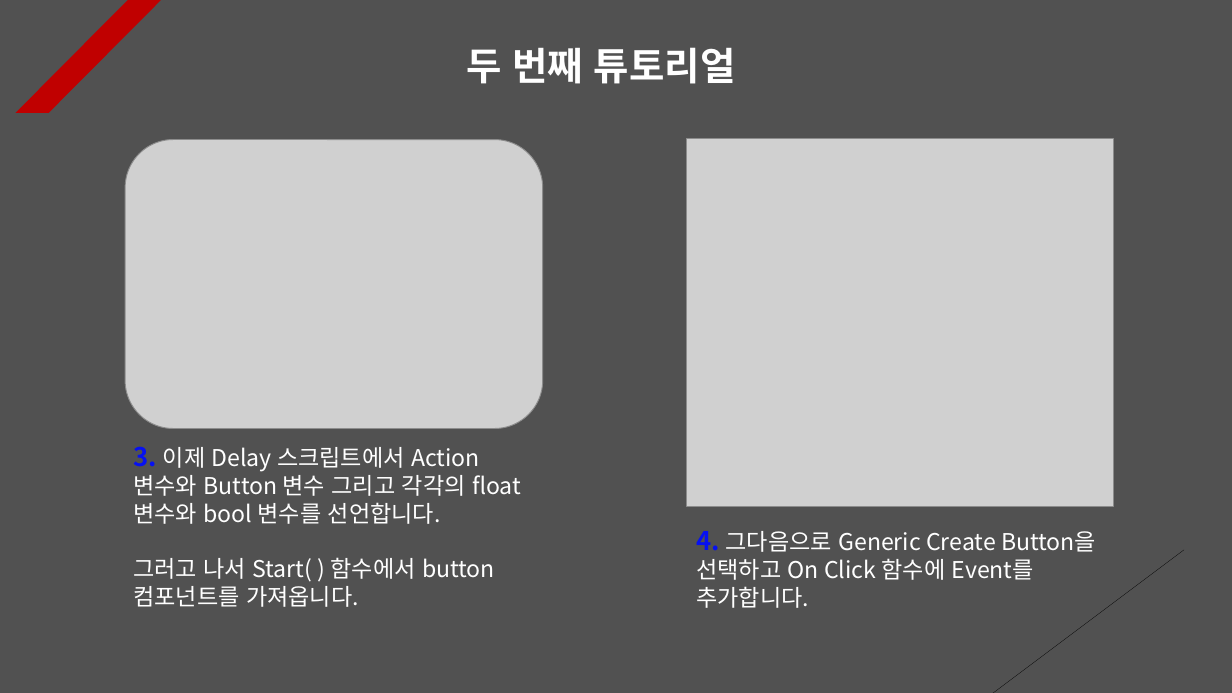
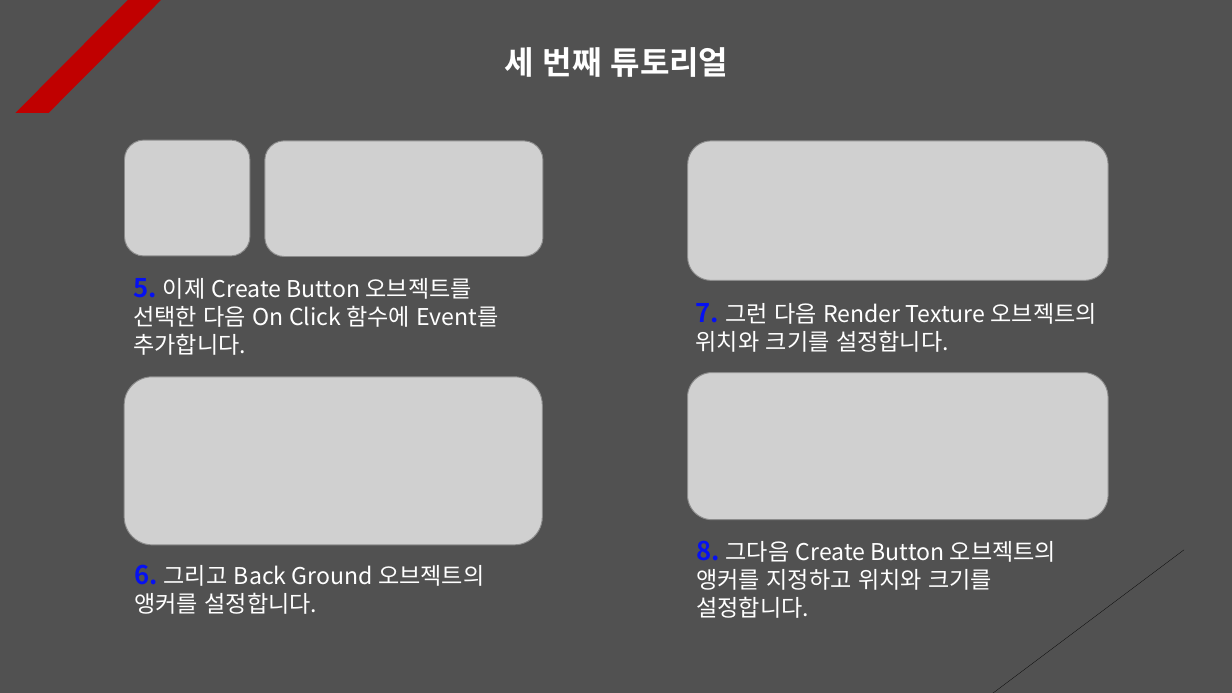
Before and after one commit to Unity2033/3D-UnityEngine, a slide deck: slide 3 of Assets/Class/Instantiate & Destroy/PPT Data/Instatiate and Destroy Example.pptx. Drawn at 1232x693 pixels with LibreOffice and Linux fonts; fonts in the diff are those of the drawing; grey boxes stand for pictures. Boxes give left, top, right and bottom in pixels: in the first picture for what was removed or moved away, otherwise in the second. Text is boxed around its words. In the diff, an @@ line names an element or a change of style, - is before the commit and + after.

```diff
--- a/Assets/Class/Instantiate & Destroy/PPT Data/Instatiate and Destroy Example.pptx
+++ b/Assets/Class/Instantiate & Destroy/PPT Data/Instatiate and Destroy Example.pptx
@@ text at [504, 47, 729, 77]: text changed; size 30 to 25 pt @@
-두 번째 튜토리얼
+세 번째 튜토리얼
@@ picture removed at [125, 140, 543, 429] @@
@@ picture added at [125, 140, 250, 256] @@
@@ picture added at [265, 140, 543, 256] @@
@@ picture removed at [687, 139, 1114, 506] @@
@@ picture added at [688, 141, 1108, 281] @@
@@ text added at [133, 278, 499, 355], 18 pt, text #FFFFFF @@
+5. 이제 Create Button 오브젝트를 선택한 다음 On Click 함수에 Event를 추가합니다.
@@ text added at [696, 303, 1097, 352], 18 pt, text #FFFFFF @@
+7. 그런 다음 Render Texture 오브젝트의 위치와 크기를 설정합니다.
@@ picture added at [124, 377, 543, 545] @@
@@ picture added at [688, 372, 1108, 519] @@
@@ text removed at [133, 446, 521, 607] @@
-3. 이제 Delay 스크립트에서 Action 변수와 Button 변수 그리고 각각의 float 변수와 bool 변수를 선언합니다.
-그러고 나서 Start( ) 함수에서 button 컴포넌트를 가져옵니다.
@@ text added at [134, 564, 484, 614], 18 pt, text #FFFFFF @@
+6. 그리고 Back Ground 오브젝트의 앵커를 설정합니다.
@@ text at [696, 540, 1056, 618]: text changed @@
-4. 그다음으로 Generic Create Button을 선택하고 On Click 함수에 Event를 추가합니다.
+8. 그다음 Create Button 오브젝트의 앵커를 지정하고 위치와 크기를 설정합니다.
```
Also in this commit, not shown: 8 other slides changed, 1 slide added, 2 slides removed, 25 other files.
